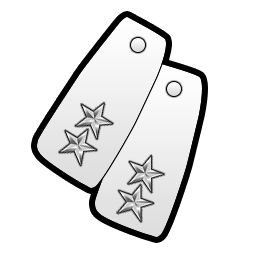
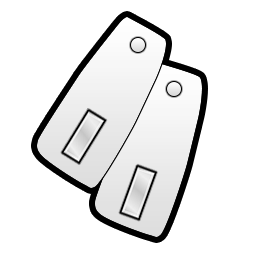
Before/after of a w=256, h=256 layered artwork. What changed in the layer stack:
painted on "RanksHighRez" (1st of 2, in "Main" › "Rank1") over [58, 102, 114, 167]
painted on "RanksHighRez" (2nd of 2, in "Main" › "Rank1 copy 2") over [116, 154, 165, 223]
